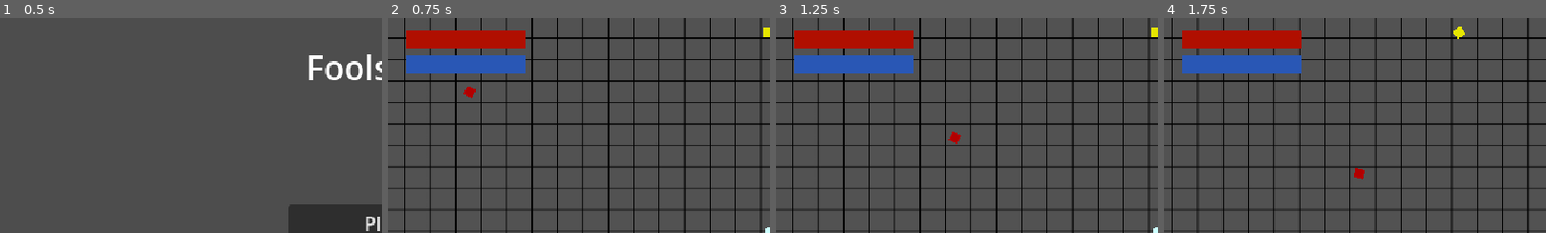
Above: before the commit, frames 1-4 (left to right).
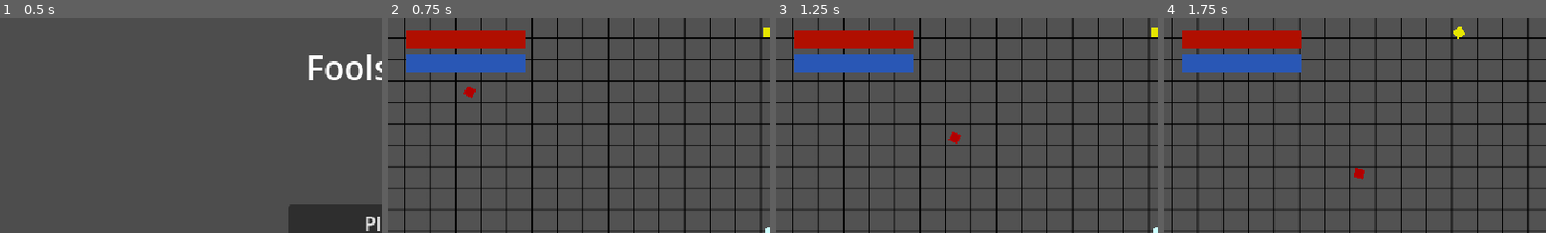
Above: after the commit, the same moments.

Repository: EmpexOri/OperationHavok
Game: Godot game, scene res://Scenes/MenuScene.tscn
Two runs of this game, one before a commit and one after it. Both use one fixed random seed, a clock stepped at 60 frames per second and the inputs below.
Inputs (mouse positions are % of the whole screen's width and height, from its top left):
- Up to frame 1 (0.5 s): no input
- Up to frame 2 (0.75 s): click "Play" at 0.5 s
- Up to frame 3 (1.25 s): no input
- Up to frame 4 (1.75 s): move the mouse to (72, 45) at 1.27 s; hold D (right) from 1.28 s (still down); click (72, 45) at 1.35 s
The pictures show only the part of the screen within x 0-50%, y 0-50%; the shares and areas given below are measured in that part.

Frame 1 is identical in both runs. In frame 2, 0.3% of the frame differs, in the area x 4-36%, y 16-26%; in frame 3, 0.3%; in frame 4, 0.3%.

Commit message:
Update PlaygroundScene.tscn

Diff:
--- a/Scenes/PlaygroundScene.tscn
+++ b/Scenes/PlaygroundScene.tscn
@@ -47,8 +47,7 @@
 [node name="FocusBar" type="TextureProgressBar" parent="PlayerUI/UIContainer"]
 layout_mode = 1
 anchors_preset = -1
-anchor_top = -0.975
-anchor_bottom = -0.975
+anchor_top = -1.0
 offset_left = 15.0
 offset_top = 70.0
 offset_right = 215.0
